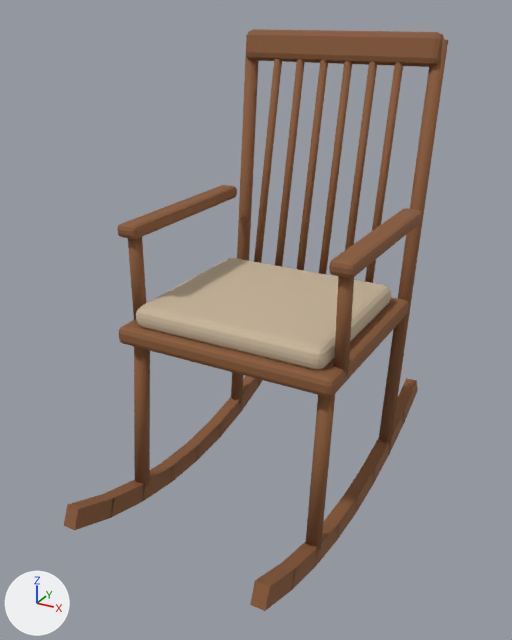
One commit to the glTF model web/public/assets/models/living/rockingChair.glb: the scene before it, then after it.
Rendered twice from a camera (50 mm lens) standing at (0.676, -1.335, 1.079) and looking at (-0.01, -0.086, 0.455). Arrows for +X, +Y and +Z are at lower left; the lights stay in place. The older version comes first. Vertices at exactly the same position are counted once.

Objects in the first picture: 'chair'.
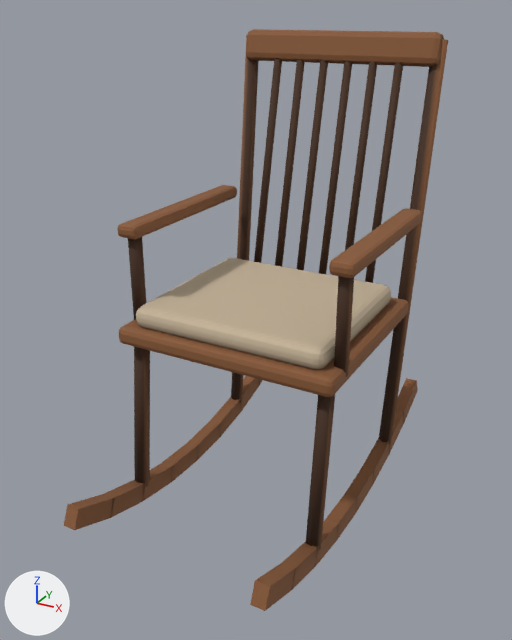
The change, as a diff of the scene's bpy script:
```diff
--- a/web/public/assets/models/living/rockingChair.glb.py
+++ b/web/public/assets/models/living/rockingChair.glb.py
@@ mat_rocker @@
 n0 = _N.new('ShaderNodeBsdfPrincipled'); n0.name = 'Principled BSDF'
-n0.inputs[0].default_value = (0.254, 0.102, 0.0369, 1.0)  # 'Base Color', brown #8a5a36
 n0.inputs[2].default_value = 0.8  # 'Roughness'
 n1 = _N.new('ShaderNodeOutputMaterial'); n1.name = 'Material Output'
+n2 = _N.new('ShaderNodeMix'); n2.name = 'Mix'
+n2.data_type = 'RGBA'
+n2.blend_type = 'MULTIPLY'
+n2.inputs[0].default_value = 1.0  # 'Factor'
+n2.inputs[7].default_value = (0.254, 0.102, 0.0369, 1.0)  # 'B', brown #8a5a36
+n3 = _N.new('ShaderNodeVertexColor'); n3.name = 'Color Attribute'
 _L.new(n0.outputs[0], n1.inputs[0])  # 'BSDF' to 'Surface'
+_L.new(n2.outputs[2], n0.inputs[0])  # 'Result' to 'Base Color'
+_L.new(n3.outputs[0], n2.inputs[6])  # 'Color' to 'A'
@@ mat_rocker_cushion @@
 n0 = _N.new('ShaderNodeBsdfPrincipled'); n0.name = 'Principled BSDF'
-n0.inputs[0].default_value = (0.584, 0.474, 0.332, 1.0)  # 'Base Color', beige #c9b79c
 n0.inputs[2].default_value = 1.0  # 'Roughness'
 n1 = _N.new('ShaderNodeOutputMaterial'); n1.name = 'Material Output'
+n2 = _N.new('ShaderNodeMix'); n2.name = 'Mix'
+n2.data_type = 'RGBA'
+n2.blend_type = 'MULTIPLY'
+n2.inputs[0].default_value = 1.0  # 'Factor'
+n2.inputs[7].default_value = (0.584, 0.474, 0.332, 1.0)  # 'B', beige #c9b79c
+n3 = _N.new('ShaderNodeVertexColor'); n3.name = 'Color Attribute'
 _L.new(n0.outputs[0], n1.inputs[0])  # 'BSDF' to 'Surface'
+_L.new(n2.outputs[2], n0.inputs[0])  # 'Result' to 'Base Color'
+_L.new(n3.outputs[0], n2.inputs[6])  # 'Color' to 'A'
@@ me_chair @@
 me_chair.from_pydata(...)  # 640 vertices, 1148 faces; spans x -0.263..0.263, y -0.45..0.45, z -1.023..0.01
 # used by ob_chair; location = (0.0, -0.05, 1.023)
+# me_chair part 1: vertex colours changed
 me_chair.materials.append(mat_rocker)
```

Location of each change, [x1, y1, x2, y2] in pixels of the pictures (512 x 640 px):
'chair', recoloured
    both: [126, 35, 446, 555]
